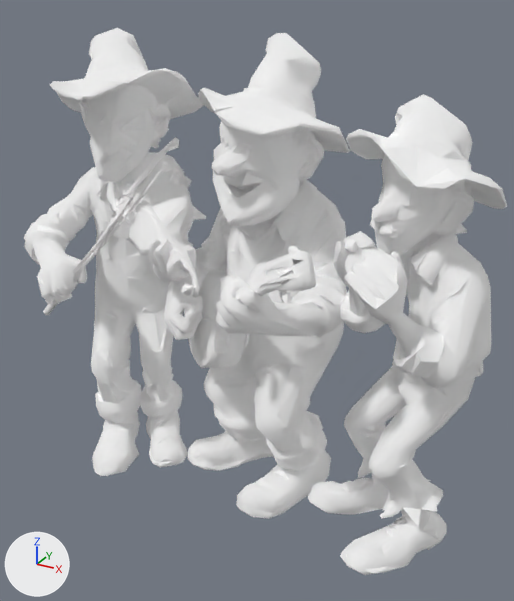
What one commit did to the glTF model models/props/trio.glb.
Rendered twice from a 50 mm camera at (1.24, -2.15, 1.96) aimed at (0.05, 0.01, 0.88). Every picture has the same lights, and +X, +Y and +Z are marked at lower left. The first picture is the older version.

Objects in the first picture: 'output_unwrapped'.
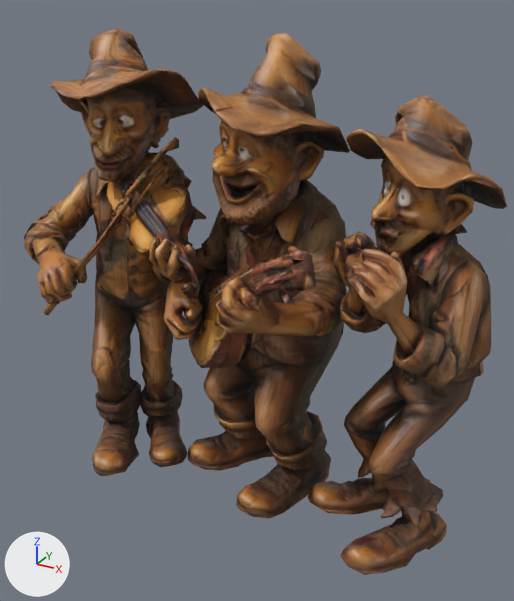
Edits to the bpy script that builds the scene:
```text
Add img_texture_0:
    img_texture_0 = load_image('texture_0', '_unpacked/texture_0', 2048, 2048, 'sRGB')
Add img_normal:
    img_normal = load_image('normal', '_unpacked/normal', 1024, 1024, 'Non-Color')
Add img_texture_0_metallic_roughness:
    img_texture_0_metallic_roughness = load_image('texture_0_metallic_roughness', '_unpacked/texture_0_metallic_roughness', 512, 512, 'Non-Color')
Change mat_bakedmaterial:
    remove # nodes: BsdfPrincipled, OutputMaterial
    remove # colours: white #ffffff
    nodes: BsdfPrincipled, NormalMap, OutputMaterial, SeparateColor, TexImage x3
    uses the picture img_normal
    uses the picture img_texture_0
    uses the picture img_texture_0_metallic_roughness
```

What differs and where, as boxes (x1, y1, x2, y2) in the pictures (514 x 601 px):
'output_unwrapped', surface changed (white to brown)
    both: (24, 28, 507, 575)
